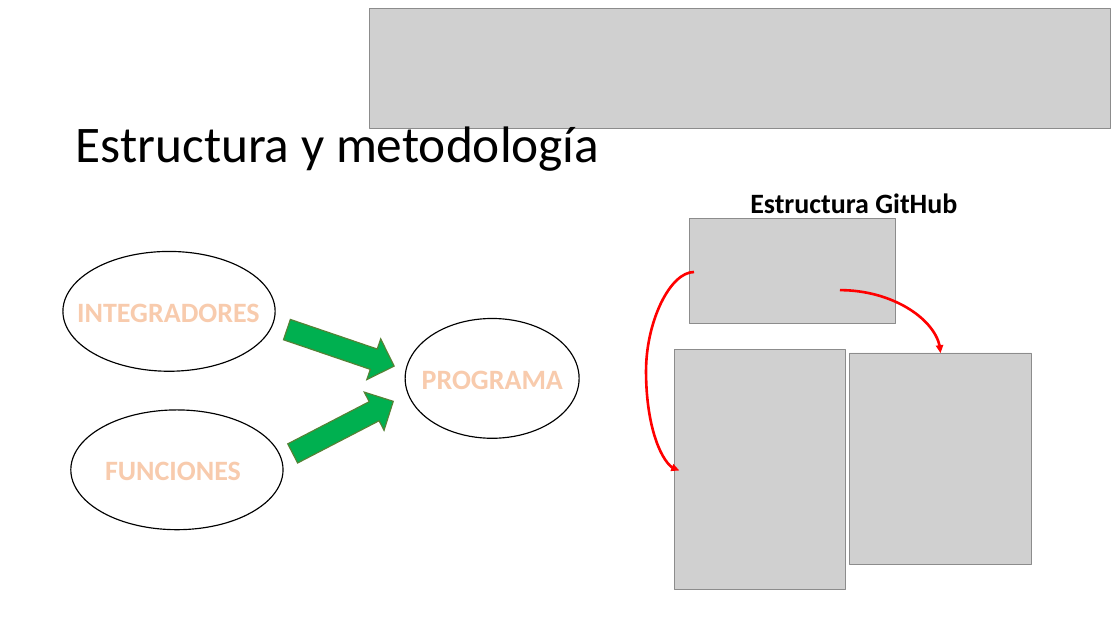
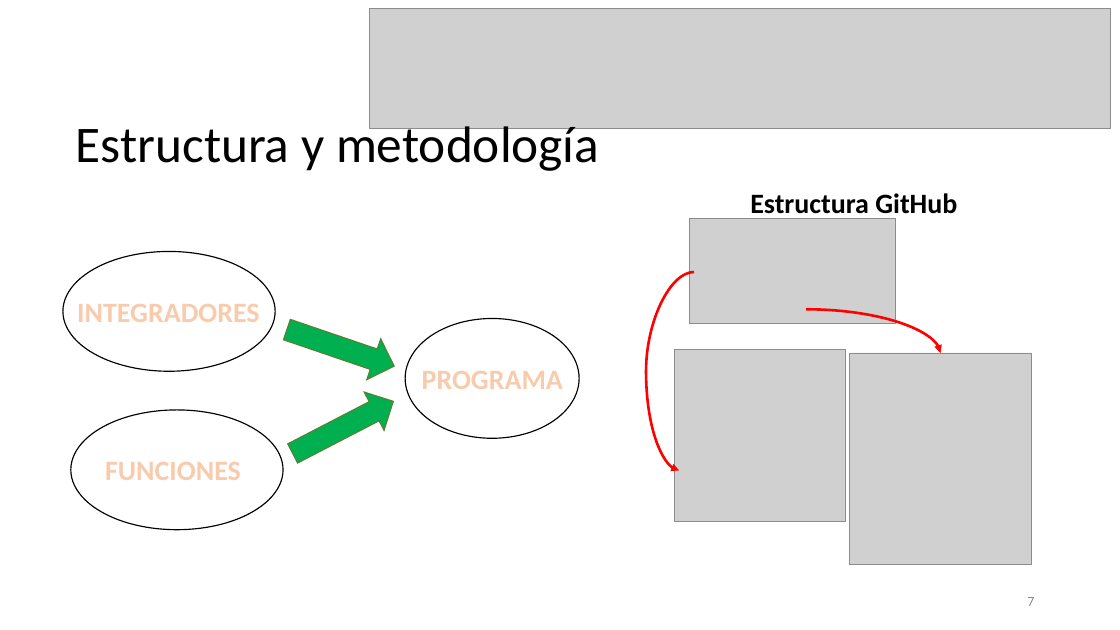
Before and after one commit to BlancaBC/Gravity, a slide deck: slide 7 of Presentacion.pptx. Drawn at 1120x630 pixels with LibreOffice and Linux fonts; fonts in the diff are those of the drawing; grey boxes stand for pictures. Boxes give left, top, right and bottom in pixels: in the first picture for what was removed or moved away, otherwise in the second. Text is boxed around its words. In the diff, an @@ line names an element or a change of style, - is before the commit and + after.

```diff
--- a/Presentacion.pptx
+++ b/Presentacion.pptx
@@ curved arrow moved from (840, 290) - (941, 353) to (807, 309) - (941, 353) @@
@@ picture: place and size @@
-picture at [675, 350, 845, 591]
+picture at [675, 350, 845, 523]
@@ page number added at [1027, 597, 1034, 606], 12 pt, text #8C8C8C @@
+7
```
Also in this commit, not shown: 11 other slides changed, 1 slide added.
